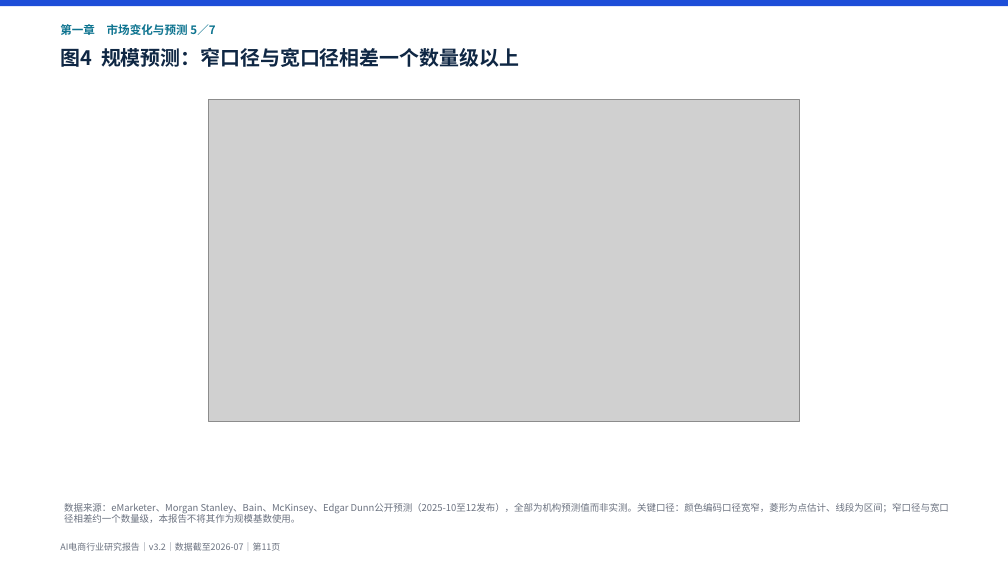
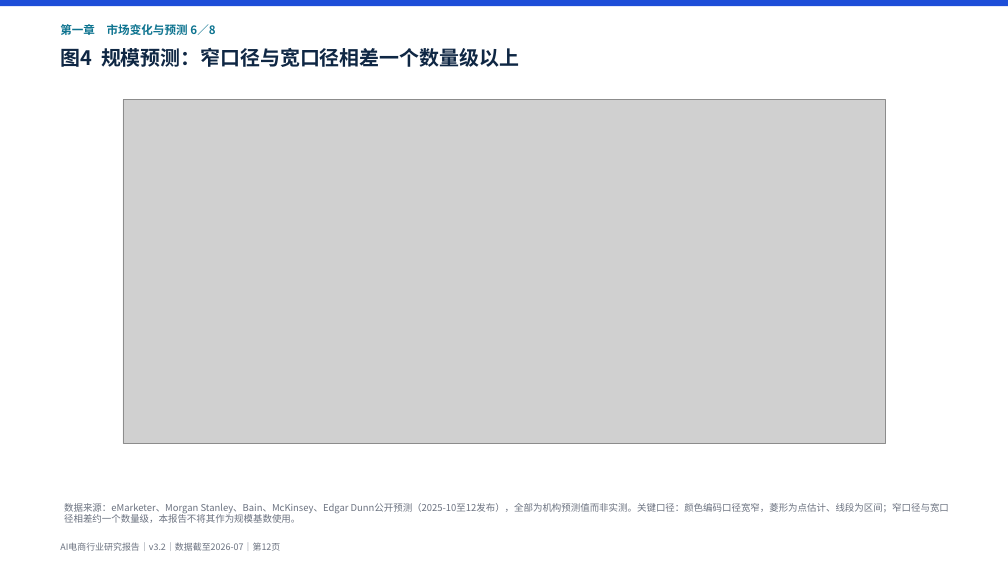
Before and after one commit to breeze2623-create/Aicommerce, a slide deck: slide 12 of report/AI电商行业研究报告.pptx (slide 11 before the commit). Drawn at 1008x567 pixels with LibreOffice and Linux fonts; fonts in the diff are those of the drawing; grey boxes stand for pictures. Boxes give left, top, right and bottom in pixels: in the first picture for what was removed or moved away, otherwise in the second. Text is boxed around its words. In the diff, an @@ line names an element or a change of style, - is before the commit and + after.

```diff
--- a/report/AI电商行业研究报告.pptx
+++ b/report/AI电商行业研究报告.pptx
@@ text at box(60, 24, 215, 35): text changed @@
-第一章 市场变化与预测 5／7
+第一章 市场变化与预测 6／8
@@ picture: place and size @@
-picture at box(209, 100, 800, 421)
+picture at box(123, 100, 885, 444)
```
Also in this commit, not shown: 34 other slides changed, 1 slide added, 21 other files.
